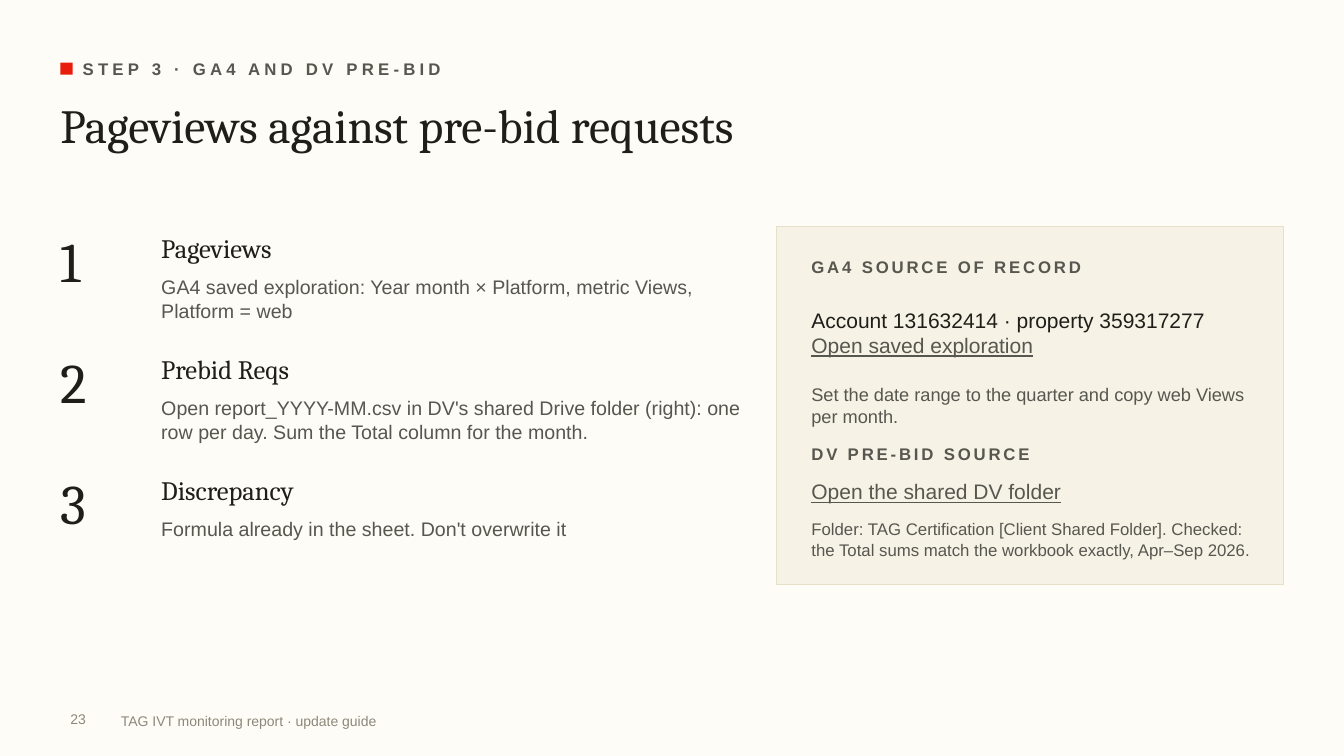
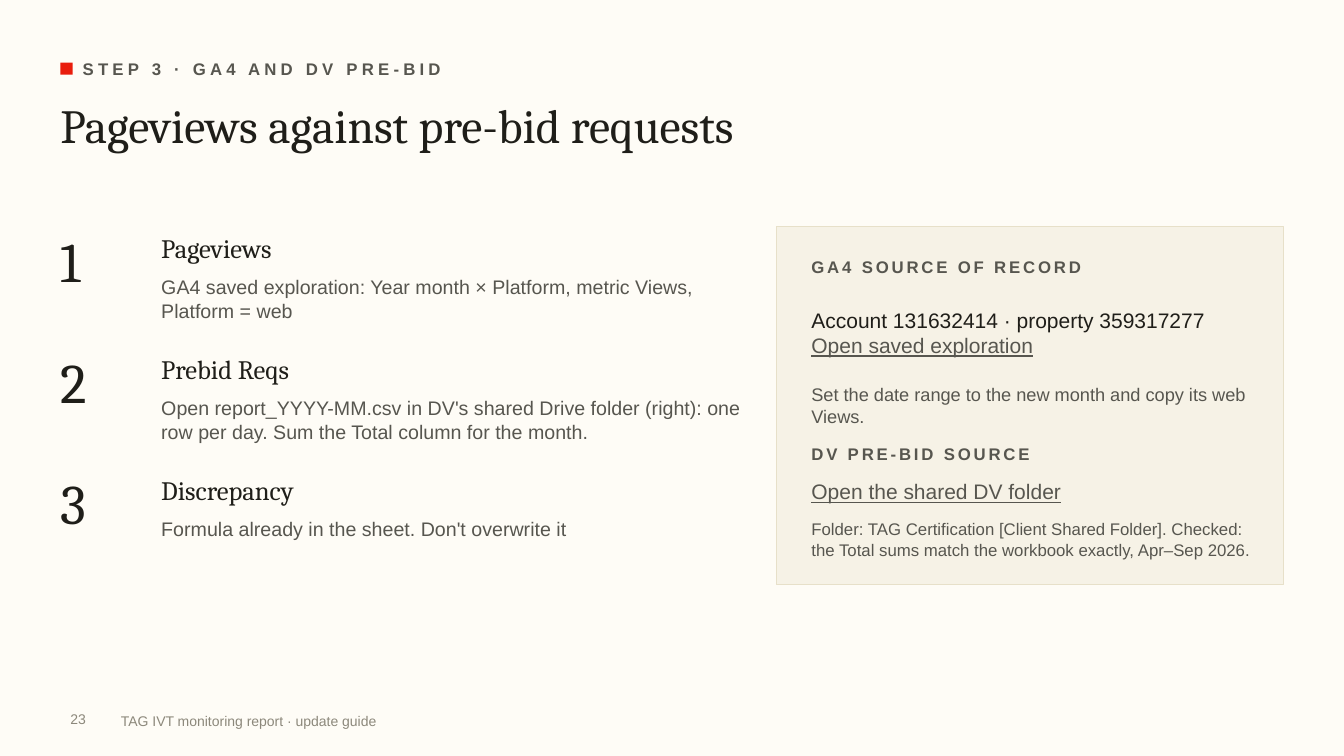
Before and after one commit to rogerhirano-nw/yield-dashboard, a slide deck: slide 23 of docs/TAG_IVT_Report_Update_Guide.pptx. Drawn at 1344x756 pixels with LibreOffice and Linux fonts; fonts in the diff are those of the drawing; background and template pictures are left out. Boxes give left, top, right and bottom in pixels: in the first picture for what was removed or moved away, otherwise in the second. Text is boxed around its words. In the diff, an @@ line names an element or a change of style, - is before the commit and + after.

```diff
--- a/docs/TAG_IVT_Report_Update_Guide.pptx
+++ b/docs/TAG_IVT_Report_Update_Guide.pptx
@@ text at (811, 388, 1245, 423): text changed @@
-Set the date range to the quarter and copy web Views per month.
+Set the date range to the new month and copy its web Views.
```
Also in this commit, not shown: 9 other slides changed, 3 other files.
